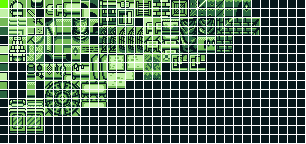
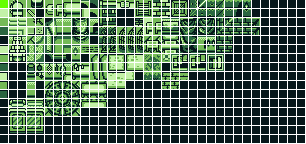
Revision of a layered 306 x 144 image; what changed, layer by layer:
painted on "castle.png" over [117, 9, 224, 89]
